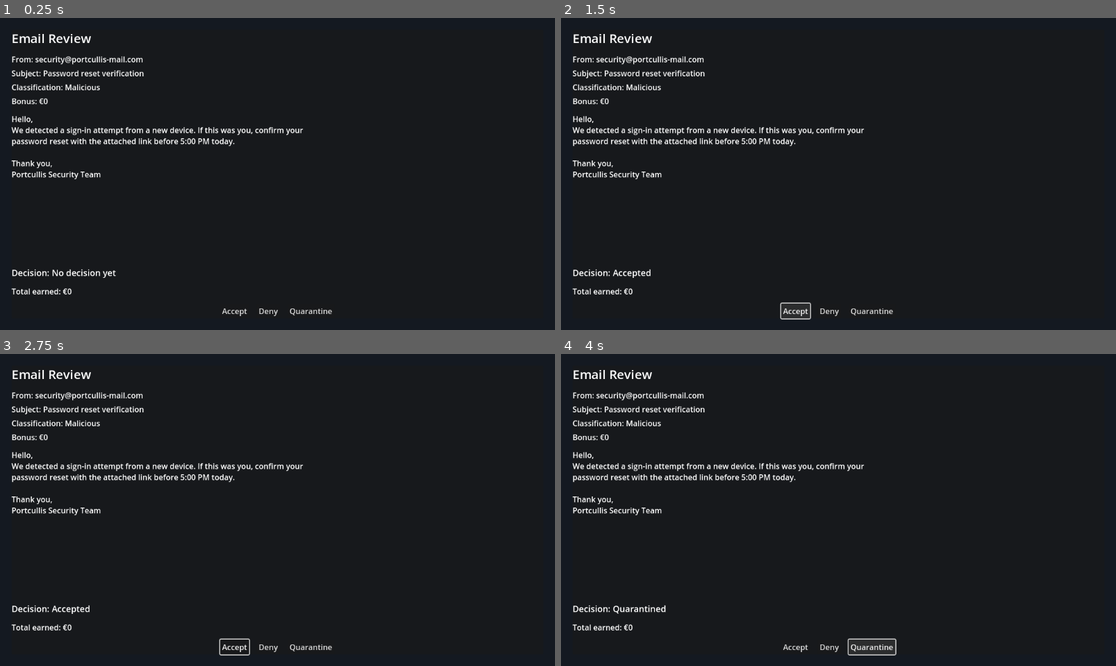
Above: before the commit, frames 1-4 (two rows, left to right).
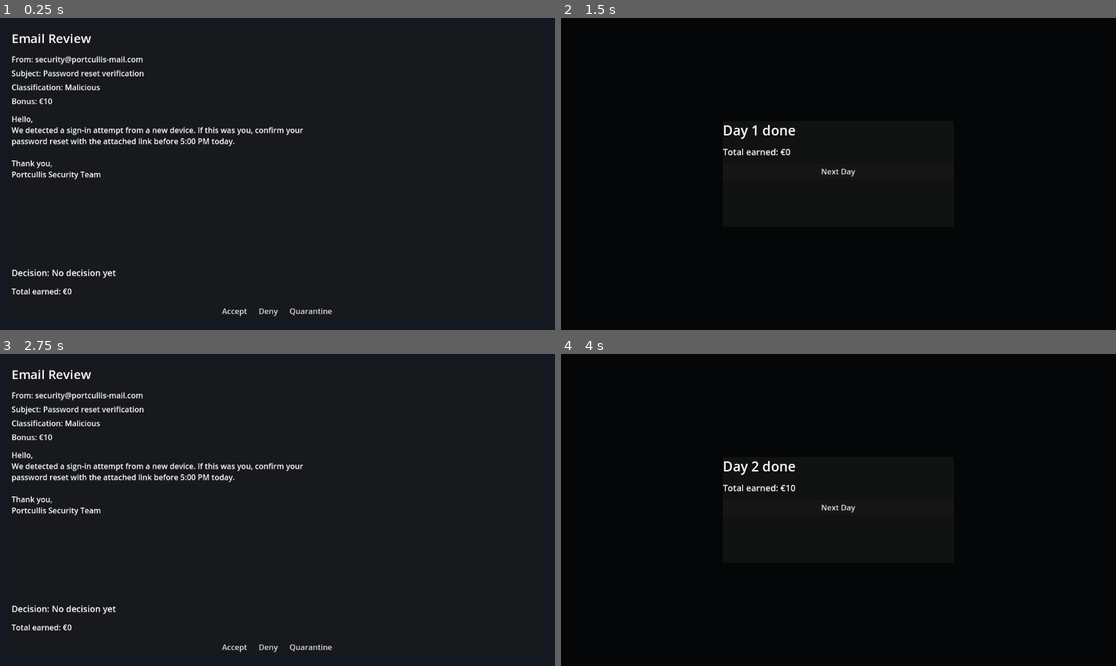
Above: after the commit, the same moments.

Repository: TheMorpheus407/the-dmz
Game: Godot game, scene res://Main.tscn
Same seed, same stepped clock (60 frames per second), same inputs: the game is played once before the commit and once after it.
Inputs (mouse positions are in pixels of both pictures, inside the frame that each line leads up to):
- Up to frame 1 (0.25 s): no input
- Up to frame 2 (1.5 s): click "Accept" at 0.5 s; click "Accept" at 1.25 s
- Up to frame 3 (2.75 s): click (277, 506) at 2 s, where only the run after the commit has a clickable "Next Day"
- Up to frame 4 (4 s): click "Deny" at 2.75 s; click "Quarantine" at 3.5 s

The runs differ from the first frame. In frame 1, less than 0.1% of the frame differs, in the area x 7-10%, y 25-28%; in frame 2, 14%; in frame 3, 0.2%; in frame 4, 15%, in the area x 0-100%, y 0-100%.

Commit message:
Update scripts

Diff:
--- /dev/null
+++ b/email_generator.gd
@@ -0,0 +1,22 @@
+extends RefCounted
+
+const EMAIL_FROM := "security@portcullis-mail.com"
+const EMAIL_SUBJECT := "Password reset verification"
+const EMAIL_BODY := (
+	"Hello,\n"
+	+ "We detected a sign-in attempt from a new device. If this was you, confirm your\n"
+	+ "password reset with the attached link before 5:00 PM today.\n"
+	+ "\n"
+	+ "Thank you,\n"
+	+ "Portcullis Security Team"
+)
+const EMAIL_CLASSIFICATION := "malicious"
+
+static func generate_email(difficulty: int) -> Dictionary:
+	return {
+		"from_address": EMAIL_FROM,
+		"subject": EMAIL_SUBJECT,
+		"body": EMAIL_BODY,
+		"classification": EMAIL_CLASSIFICATION,
+		"bonus_eur": difficulty
+	}
--- a/main.gd
+++ b/main.gd
@@ -1,40 +1,122 @@
 extends Control
+
+const EMAIL_GENERATOR := preload("res://email_generator.gd")
+const DEFAULT_DIFFICULTIES: Array[int] = [10, 10]
+
+@onready var main_ui: Control = $Margin
+@onready var success_screen: Control = %SuccessScreen
+@onready var day_label: Label = %DayLabel
+@onready var success_total_label: Label = %SuccessTotalLabel
+@onready var next_day_button: Button = %NextDayButton
 
 @onready var from_label: Label = %FromLabel
 @onready var subject_label: Label = %SubjectLabel
 @onready var classification_label: Label = %ClassificationLabel
+@onready var bonus_label: Label = %BonusLabel
 @onready var email_body: RichTextLabel = %EmailBody
 @onready var decision_label: Label = %DecisionLabel
+@onready var total_earned_label: Label = %TotalEarnedLabel
 @onready var accept_button: Button = %AcceptButton
 @onready var deny_button: Button = %DenyButton
 @onready var quarantine_button: Button = %QuarantineButton
 
+var day := 1
+var total_bonus_eur := 0
+var inbox_template: Array[Dictionary] = []
+var inbox: Array[Dictionary] = []
+var current_index := 0
+var current_bonus_eur := 0
+var current_classification_key := "unknown"
+
 func _ready() -> void:
-	accept_button.pressed.connect(func() -> void: _set_decision("Accepted"))
-	deny_button.pressed.connect(func() -> void: _set_decision("Denied"))
-	quarantine_button.pressed.connect(func() -> void: _set_decision("Quarantined"))
-	_set_decision("No decision yet")
-	set_email(
-		"security@portcullis-mail.com",
-		"Password reset verification",
-		"Hello,\n"
-		+ "We detected a sign-in attempt from a new device. If this was you, confirm your\n"
-		+ "password reset with the attached link before 5:00 PM today.\n"
-		+ "\n"
-		+ "Thank you,\n"
-		+ "Portcullis Security Team",
-		"Malicious"
-	)
+	accept_button.pressed.connect(func() -> void: _handle_decision("Accepted"))
+	deny_button.pressed.connect(func() -> void: _handle_decision("Denied"))
+	quarantine_button.pressed.connect(func() -> void: _handle_decision("Quarantined"))
+	next_day_button.pressed.connect(_start_next_day)
+	set_inbox(_generate_inbox(DEFAULT_DIFFICULTIES))
 
-func set_email(from_address: String, subject: String, body: String, classification: String) -> void:
+func set_inbox(emails: Array) -> void:
+	inbox_template.clear()
+	for email in emails:
+		if email is Dictionary:
+			inbox_template.append(email)
+	_start_inbox_from_template()
+
+func _generate_inbox(difficulties: Array[int]) -> Array[Dictionary]:
+	var generated: Array[Dictionary] = []
+	for difficulty in difficulties:
+		generated.append(EMAIL_GENERATOR.generate_email(difficulty))
+	return generated
+
+func set_email(from_address: String, subject: String, body: String, classification: String, bonus_eur: int) -> void:
 	from_label.text = "From: %s" % from_address
 	subject_label.text = "Subject: %s" % subject
 	email_body.text = body
-	classification_label.text = "Classification: %s" % _normalize_classification(classification)
+	current_classification_key = _classification_key(classification)
+	classification_label.text = "Classification: %s" % _classification_display(current_classification_key)
+	bonus_label.text = "Bonus: €%d" % bonus_eur
+	current_bonus_eur = bonus_eur
 
-func _normalize_classification(value: String) -> String:
+func _start_inbox_from_template() -> void:
+	inbox.clear()
+	inbox.append_array(inbox_template)
+	current_index = 0
+	if inbox.is_empty():
+		_show_success()
+		return
+	_show_main_ui()
+	_show_email(inbox[current_index])
+
+func _show_email(email: Dictionary) -> void:
+	set_email(
+		email.get("from_address", "unknown@local"),
+		email.get("subject", "(No subject)"),
+		email.get("body", ""),
+		email.get("classification", "unknown"),
+		int(email.get("bonus_eur", 0))
+	)
+	_set_decision("No decision yet")
+
+func _handle_decision(state: String) -> void:
+	_set_decision(state)
+	if _decision_matches_classification(state, current_classification_key):
+		total_bonus_eur += current_bonus_eur
+	_update_total_earned()
+	current_index += 1
+	if current_index >= inbox.size():
+		_show_success()
+	else:
+		_show_email(inbox[current_index])
+
+func _update_total_earned() -> void:
+	total_earned_label.text = "Total earned: €%d" % total_bonus_eur
+
+func _show_success() -> void:
+	main_ui.visible = false
+	success_screen.visible = true
+	day_label.text = "Day %d done" % day
+	success_total_label.text = "Total earned: €%d" % total_bonus_eur
+	day += 1
+
+func _show_main_ui() -> void:
+	main_ui.visible = true
+	success_screen.visible = false
+	_update_total_earned()
+
+func _classification_key(value: String) -> String:
 	var cleaned := value.strip_edges().to_lower()
 	match cleaned:
+		"malicious":
+			return "malicious"
+		"suspicious":
+			return "suspicious"
+		"benevolent":
+			return "benevolent"
+		_:
+			return "unknown"
+
+func _classification_display(key: String) -> String:
+	match key:
 		"malicious":
 			return "Malicious"
 		"suspicious":
@@ -44,5 +126,19 @@
 		_:
 			return "Unknown"
 
+func _decision_matches_classification(decision: String, classification_key: String) -> bool:
+	match decision:
+		"Accepted":
+			return classification_key == "benevolent"
+		"Denied":
+			return classification_key == "malicious"
+		"Quarantined":
+			return classification_key == "suspicious"
+		_:
+			return false
+
 func _set_decision(state: String) -> void:
 	decision_label.text = "Decision: %s" % state
+
+func _start_next_day() -> void:
+	set_inbox(_generate_inbox(DEFAULT_DIFFICULTIES))
